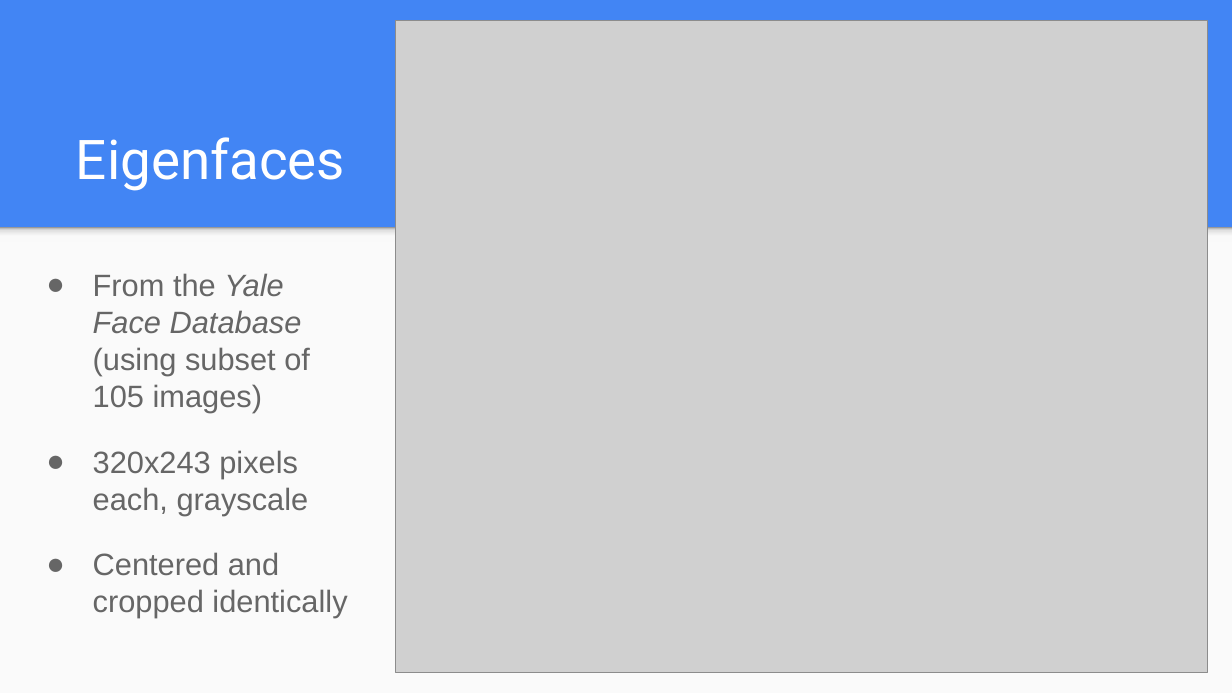
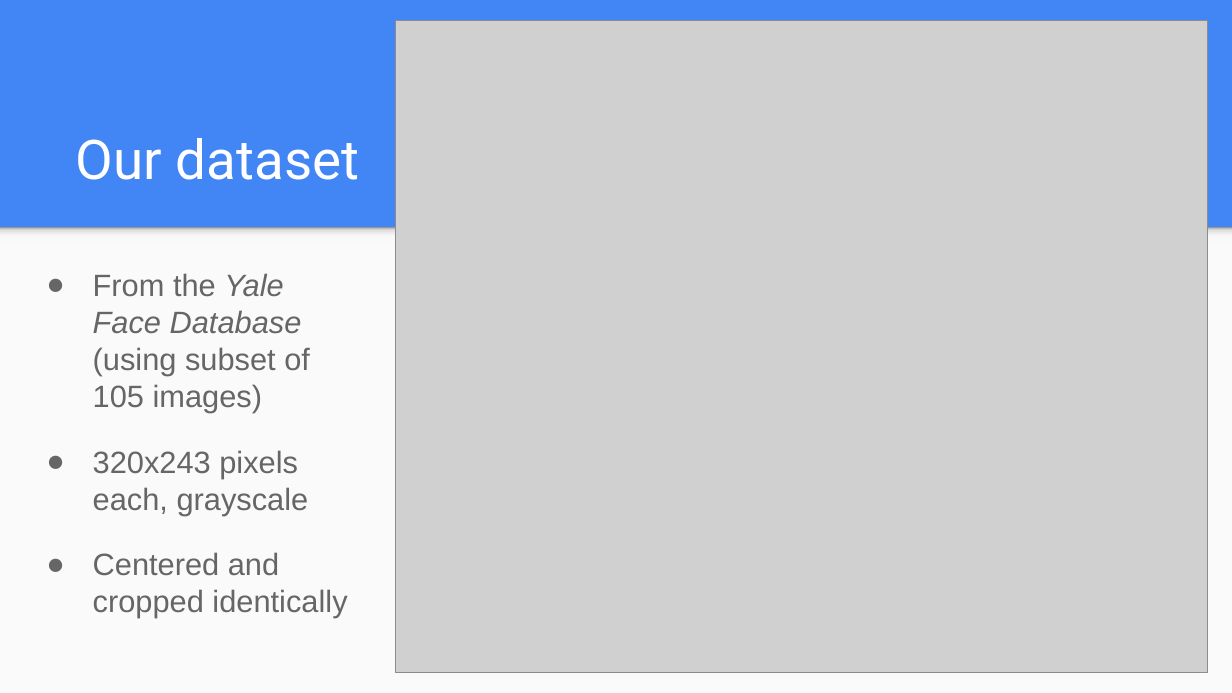
Before and after one commit to wmarshall484/DSI_LECTURES_2, a slide deck: slide 12 of dimensionality-reduction/ryan_henning/Dimensionality Reduction.pptx. Drawn at 1232x693 pixels with LibreOffice and Linux fonts; fonts in the diff are those of the drawing; grey boxes stand for pictures. Boxes give left, top, right and bottom in pixels: in the first picture for what was removed or moved away, otherwise in the second. Text is boxed around its words. In the diff, an @@ line names an element or a change of style, - is before the commit and + after.

```diff
--- a/dimensionality-reduction/ryan_henning/Dimensionality Reduction.pptx
+++ b/dimensionality-reduction/ryan_henning/Dimensionality Reduction.pptx
@@ title at <box>76,138,359,180</box>: text changed @@
-Eigenfaces
+Our dataset
```
Also in this commit, not shown: 5 other slides changed, 1 slide added, 1 other file.
